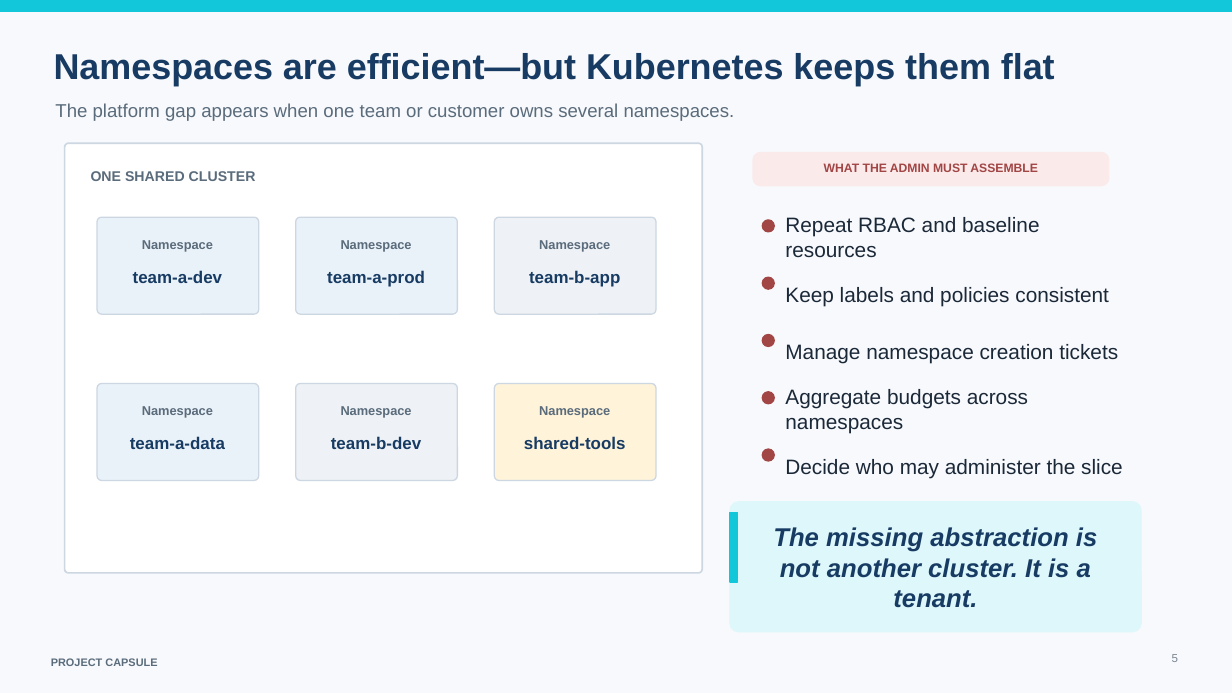
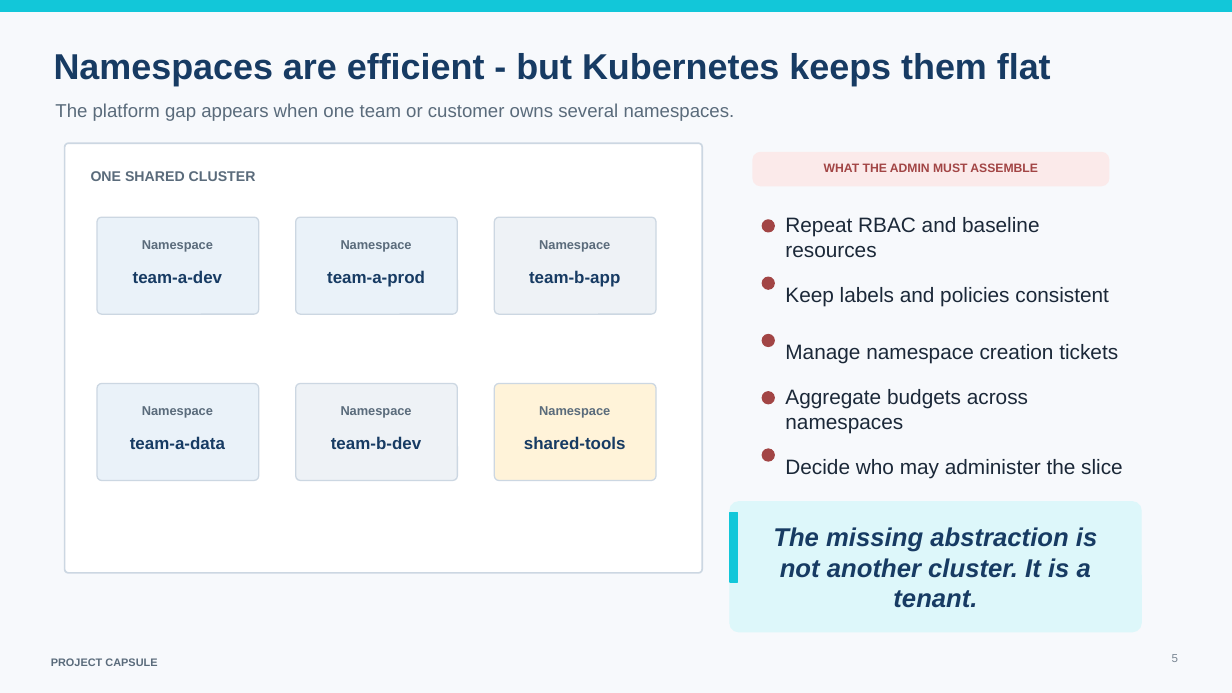
Before and after one commit to projectcapsule/website, a slide deck: slide 5 of presentations/Project_Capsule_Overview.pptx. Drawn at 1232x693 pixels with LibreOffice and Linux fonts; fonts in the diff are those of the drawing. Boxes give left, top, right and bottom in pixels: in the first picture for what was removed or moved away, otherwise in the second. Text is boxed around its words. In the diff, an @@ line names an element or a change of style, - is before the commit and + after.

```diff
--- a/presentations/Project_Capsule_Overview.pptx
+++ b/presentations/Project_Capsule_Overview.pptx
@@ text at <box>54,53,1051,85</box>: text changed @@
-Namespaces are efficient—but Kubernetes keeps them flat
+Namespaces are efficient - but Kubernetes keeps them flat
```
Also in this commit, not shown: 7 other slides changed, 2 slides added.
